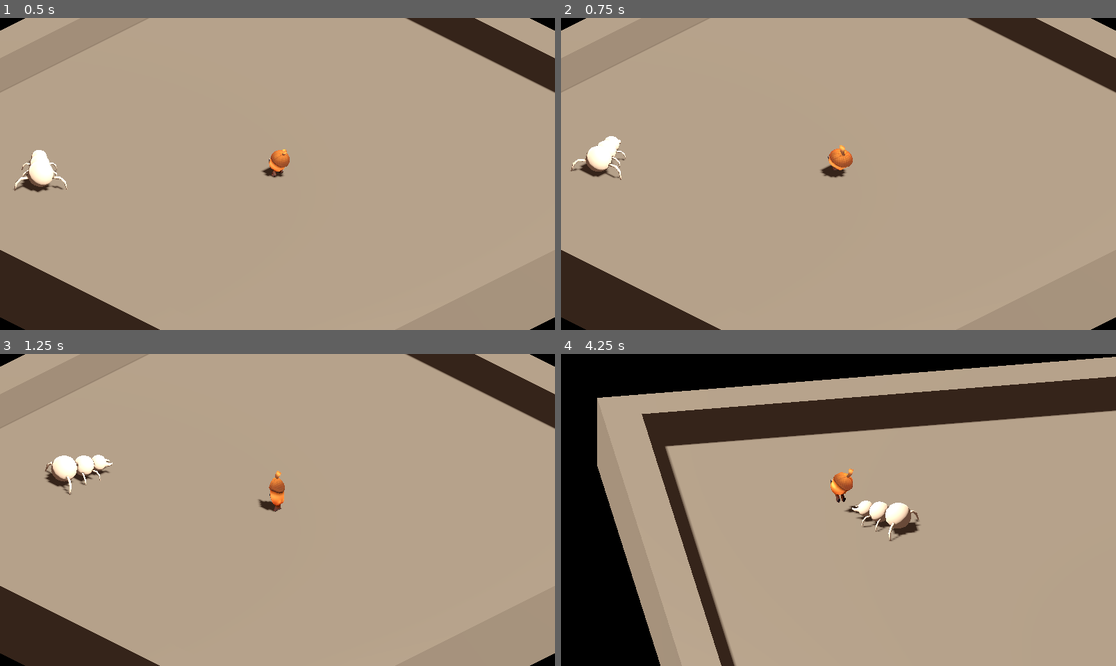
Above: before the commit, frames 1-4 (two rows, left to right).
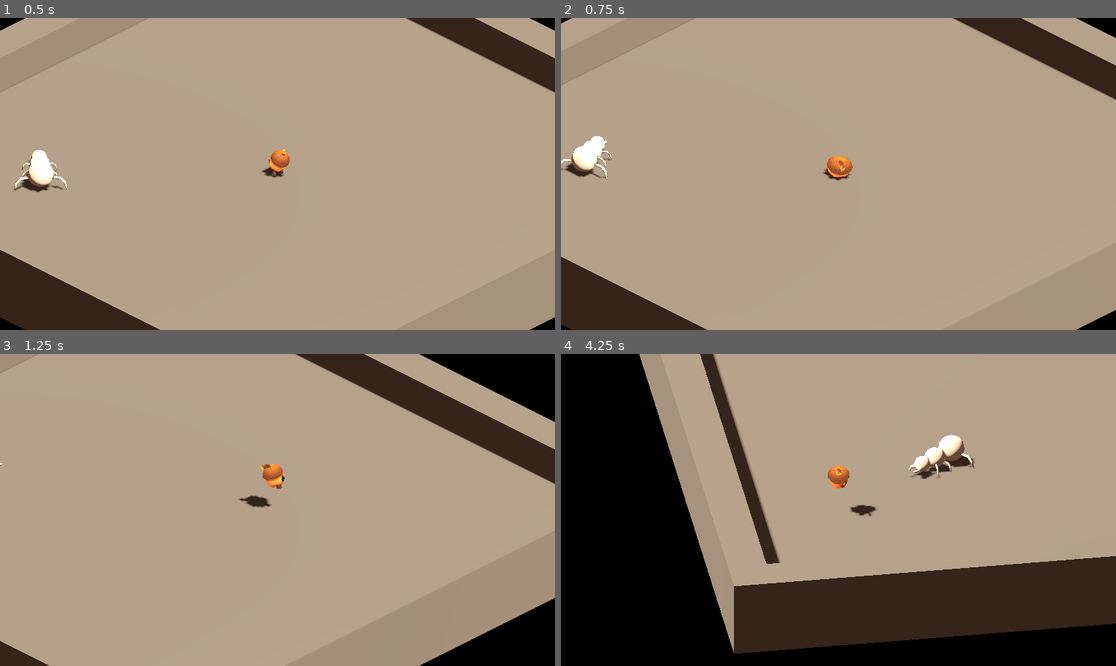
Above: after the commit, the same moments.

Repository: Fanny-Pack-Studios/team-achura-ggj2023
Game: Godot game, scene res://Main.tscn
The game is run twice, just before and just after one commit, with the same random seed, the same clock (stepped at 60 frames per second) and the same inputs.
Inputs (mouse positions are in pixels of both pictures, inside the frame that each line leads up to):
- Up to frame 1 (0.5 s): no input
- Up to frame 2 (0.75 s): move the mouse to (960, 158) at 0.52 s; press the mouse at (960, 158) at 0.53 s; hold D (right) from 0.53 s (still down)
- Up to frame 3 (1.25 s): keep holding D (right); tap Space (toggle_planting, bound only after the commit) at 0.8 s
- Up to frame 4 (4.25 s): move the mouse to (727, 525) at 1.27 s; release D (right) at 1.28 s; release the mouse at (727, 525) at 1.28 s; hold S (down) 1.28-2.03 s; tap Space (toggle_planting, bound only after the commit) at 1.35, 2.3, 2.85, 3.8 s; click (727, 525) at 1.55 s; move the mouse to (894, 441) at 2.02 s; press the mouse at (894, 441) at 2.03 s; hold D (right) 2.03-2.78 s; move the mouse to (810, 572) at 2.77 s; release the mouse at (810, 572) at 2.78 s; hold W (up) 2.78-3.53 s; click (810, 572) at 3.05 s; move the mouse to (1005, 556) at 3.52 s; hold A (left) from 3.53 s (still down); hold Q from 3.53 s (still down)

Frame 1 is identical in both runs. In frame 2, 3.5% of the frame differs, in the area x 0-100%, y 0-100%; in frame 3, 15%; in frame 4, 50%, in the area x 6-100%, y 0-100%.

Commit message:
Movimiento de Sid masomenos refinado

Diff:
--- a/godot-project/project.godot
+++ b/godot-project/project.godot
@@ -75,9 +75,9 @@
 "events": [Object(InputEventKey,"resource_local_to_scene":false,"resource_name":"","device":-1,"window_id":0,"alt_press …(182 unchanged characters)…
 ]
 }
-plant={
+toggle_planting={
 "deadzone": 0.5,
-"events": [Object(InputEventMouseButton,"resource_local_to_scene":false,"resource_name":"","device":-1,"window_id":0,"alt_pressed":false,"shift_pressed":false,"ctrl_pressed":false,"meta_pressed":false,"button_mask":0,"position":Vector2(0, 0),"global_position":Vector2(0, 0),"factor":1.0,"button_index":1,"pressed":false,"double_click":false,"script":null)
+"events": [Object(InputEventKey,"resource_local_to_scene":false,"resource_name":"","device":-1,"window_id":0,"alt_pressed":false,"shift_pressed":false,"ctrl_pressed":false,"meta_pressed":false,"pressed":false,"keycode":32,"physical_keycode":0,"key_label":0,"unicode":32,"echo":false,"script":null)
 ]
 }
 
--- a/godot-project/src/characters/sid/Sid.tscn
+++ b/godot-project/src/characters/sid/Sid.tscn
@@ -17,7 +17,7 @@
 [sub_resource type="AnimationNodeTimeScale" id="AnimationNodeTimeScale_t3s88"]
 
 [sub_resource type="AnimationNodeBlendTree" id="AnimationNodeBlendTree_12god"]
-graph_offset = Vector2(-82.4793, 24.3623)
+graph_offset = Vector2(65.5207, 58.3623)
 nodes/PlantAnim/node = SubResource("AnimationNodeAnimation_i6dth")
 nodes/PlantAnim/position = Vector2(220, 140)
 nodes/TimeScale/node = SubResource("AnimationNodeTimeScale_t3s88")
@@ -28,18 +28,9 @@
 [sub_resource type="AnimationNodeAnimation" id="AnimationNodeAnimation_m0dxl"]
 animation = &"Run"
 
-[sub_resource type="AnimationNodeAnimation" id="AnimationNodeAnimation_qi1pm"]
+[sub_resource type="AnimationNodeAnimation" id="AnimationNodeAnimation_mfnxe"]
 animation = &"Plant"
-
-[sub_resource type="AnimationNodeTimeScale" id="AnimationNodeTimeScale_qvl7p"]
-
-[sub_resource type="AnimationNodeBlendTree" id="AnimationNodeBlendTree_kpr0u"]
-nodes/Animation/node = SubResource("AnimationNodeAnimation_qi1pm")
-nodes/Animation/position = Vector2(360, 80)
-nodes/TimeScale/node = SubResource("AnimationNodeTimeScale_qvl7p")
-nodes/TimeScale/position = Vector2(640, 60)
-nodes/output/position = Vector2(900, 80)
-node_connections = [&"output", 0, &"TimeScale", &"TimeScale", 0, &"Animation"]
+play_mode = 1
 
 [sub_resource type="AnimationNodeStateMachineTransition" id="AnimationNodeStateMachineTransition_xmqer"]
 advance_mode = 2
@@ -53,23 +44,31 @@
 [sub_resource type="AnimationNodeStateMachineTransition" id="AnimationNodeStateMachineTransition_kapql"]
 xfade_time = 0.1
 
-[sub_resource type="AnimationNodeStateMachineTransition" id="AnimationNodeStateMachineTransition_a82ds"]
+[sub_resource type="AnimationNodeStateMachineTransition" id="AnimationNodeStateMachineTransition_xu8xa"]
+
+[sub_resource type="AnimationNodeStateMachineTransition" id="AnimationNodeStateMachineTransition_5s0rg"]
+switch_mode = 2
+advance_mode = 2
+
+[sub_resource type="AnimationNodeStateMachineTransition" id="AnimationNodeStateMachineTransition_dj2tr"]
 xfade_time = 0.1
+advance_mode = 2
+advance_condition = &"plant_cancel"
 
-[sub_resource type="AnimationNodeStateMachineTransition" id="AnimationNodeStateMachineTransition_17ls5"]
-advance_mode = 2
+[sub_resource type="AnimationNodeStateMachineTransition" id="AnimationNodeStateMachineTransition_76dc0"]
+xfade_time = 0.1
 
 [sub_resource type="AnimationNodeStateMachine" id="AnimationNodeStateMachine_d5gfm"]
 states/Idle/node = SubResource("AnimationNodeAnimation_s1alq")
 states/Idle/position = Vector2(348, 78)
 states/Plant/node = SubResource("AnimationNodeBlendTree_12god")
-states/Plant/position = Vector2(348, 240)
+states/Plant/position = Vector2(330, 264)
 states/Run/node = SubResource("AnimationNodeAnimation_m0dxl")
-states/Run/position = Vector2(692, 94)
+states/Run/position = Vector2(672, 57)
 states/Start/position = Vector2(146, 120)
-states/Unplant/node = SubResource("AnimationNodeBlendTree_kpr0u")
-states/Unplant/position = Vector2(472, 163.665)
-transitions = ["Start", "Idle", SubResource("AnimationNodeSt …(280 unchanged characters)… ce("AnimationNodeStateMachineTransition_a82ds"), "Unplant", "Idle", SubResource("AnimationNodeStateMachineTransition_17ls5")]
+states/Unplant/node = SubResource("AnimationNodeAnimation_mfnxe")
+states/Unplant/position = Vector2(430, 145.665)
+transitions = ["Start", "Idle", SubResource("AnimationNodeSt …(280 unchanged characters)… ce("AnimationNodeStateMachineTransition_xu8xa"), "Unplant", "Idle", SubResource("AnimationNodeStateMachineTransition_5s0rg"), "Plant", "Idle", SubResource("AnimationNodeStateMachineTransition_dj2tr"), "Run", "Plant", SubResource("AnimationNodeStateMachineTransition_76dc0")]
 graph_offset = Vector2(0, 29.6652)
 
 [sub_resource type="AnimationNodeStateMachinePlayback" id="AnimationNodeStateMachinePlayback_gr8s3"]
@@ -107,10 +106,14 @@
 anim_player = NodePath("../Player/AnimationPlayer")
 active = true
 parameters/playback = SubResource("AnimationNodeStateMachinePlayback_gr8s3")
+parameters/conditions/plant_cancel = false
 parameters/Plant/TimeScale/scale = 1.0
-parameters/Unplant/TimeScale/scale = -1.0
 
 [node name="AccelerationBehaviour" type="Node" parent="."]
 script = ExtResource("3_4ta14")
 
+[node name="PlantCancelTimer" type="Timer" parent="."]
+process_callback = 0
+one_shot = true
+
 [editable path="Player"]
--- a/godot-project/src/characters/sid/SidController.gd
+++ b/godot-project/src/characters/sid/SidController.gd
@@ -7,42 +7,67 @@
 @onready var animation_player = $Player/AnimationPlayer
 
 @export var can_cancel_plant: bool = true
+@export var plant_cancel_time := 0.7
 @export var move_speed := 5.0
 
-var planting: bool = false
+var toggle_planting: bool = false
+
+# Quise usar las constantes pero por alguna razón no andan en el match. Para analizar
+const PLANT_STATE := "Plant"
+const IDLE_STATE := "Idle"
+const RUN_STATE := "Run"
+
+func is_planting_cancellable():
+	return can_cancel_plant and $PlantCancelTimer.time_left > 0
 
 func _physics_process(delta):
 	process_input()
 
-	var is_cancellable = (can_cancel_plant || animation_state_machine().get_current_play_position() == 1)
+	match current_state():
+		"Plant":
+			if input_direction_3d != Vector3.ZERO and is_planting_cancellable():
+				$AccelerationBehaviour.towards_direction(input_direction_3d, move_speed)
+			else:
+				$AccelerationBehaviour.clear_target()
 
-	if is_cancellable && animation_state_machine().get_current_node() == "Plant" && not Input.is_action_pressed("plant"):
-		animation_state_machine().travel("Unplant")
-		planting = false
+			if toggle_planting:
+				if is_planting_cancellable():
+					set_cancel_planting(true)
+				else:
+					change_state("Idle")
 
-	if is_on_floor() && Input.is_action_just_pressed("plant"):
-		animation_state_machine().travel("Plant")
-		velocity.x = 0
-		velocity.z = 0
-		planting = true
-
-	if animation_state_machine().get_current_play_position() == 1 && planting:
-		print("shooot!")
-
-	if not planting:
-		if input_direction_3d != Vector3.ZERO:
-			$AccelerationBehaviour.towards_direction(input_direction_3d, move_speed)
-
-			change_state("Run")
-		else:
-			$AccelerationBehaviour.clear_target()
-
-			change_state("Idle")
+		"Idle":
+			if toggle_planting:
+				change_state(PLANT_STATE)
+			elif input_direction_3d != Vector3.ZERO:
+				change_state(RUN_STATE)
+				$AccelerationBehaviour.towards_direction(input_direction_3d, move_speed)
+		"Run":
+			if toggle_planting:
+				change_state(PLANT_STATE)
+			elif input_direction_3d != Vector3.ZERO:
+				$AccelerationBehaviour.towards_direction(input_direction_3d, move_speed)
+			else:
+				$AccelerationBehaviour.clear_target()
+				change_state(IDLE_STATE)
 
 	super._physics_process(delta)
 
-func change_state(new_state):
-	if animation_state_machine().get_current_node() != new_state:
+func set_cancel_planting(val: bool):
+	$AnimationTree.set("parameters/conditions/plant_cancel", val)
+
+func current_state():
+	return animation_state_machine().get_current_node()
+
+func enter_state(new_state: String):
+	match new_state:
+		PLANT_STATE:
+			set_cancel_planting(false)
+			$PlantCancelTimer.start(plant_cancel_time)
+
+func change_state(new_state: String):
+	if current_state() != new_state:
+		enter_state(new_state)
 		animation_state_machine().travel(new_state)
 
 func animation_state_machine() -> AnimationNodeStateMachinePlayback:
@@ -59,6 +84,8 @@
 	else:
 		input_direction_3d = Vector3.ZERO
 
+	toggle_planting = Input.is_action_just_pressed("toggle_planting")
+
 
 func _ready():
 	for anim in ["Idle", "Run"]:
